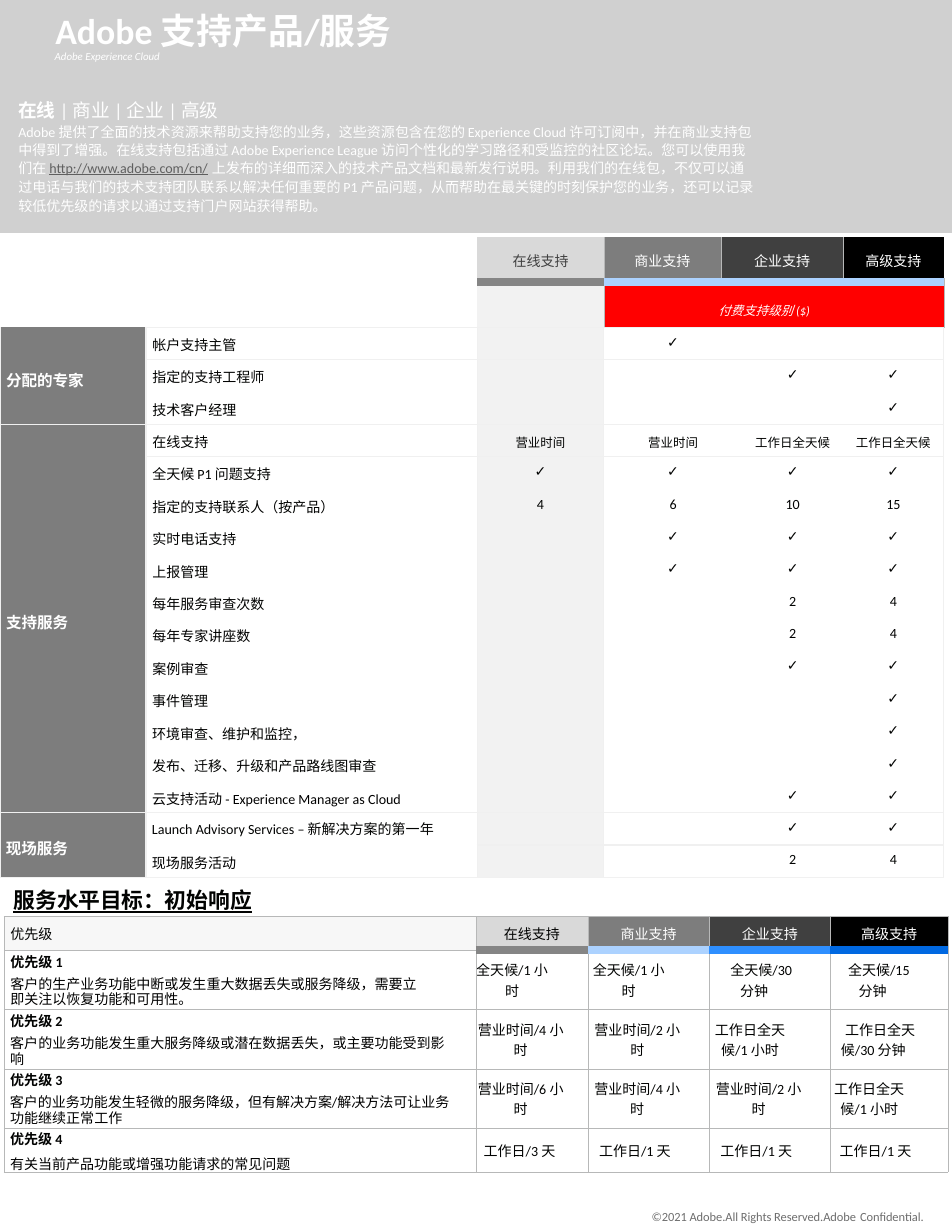
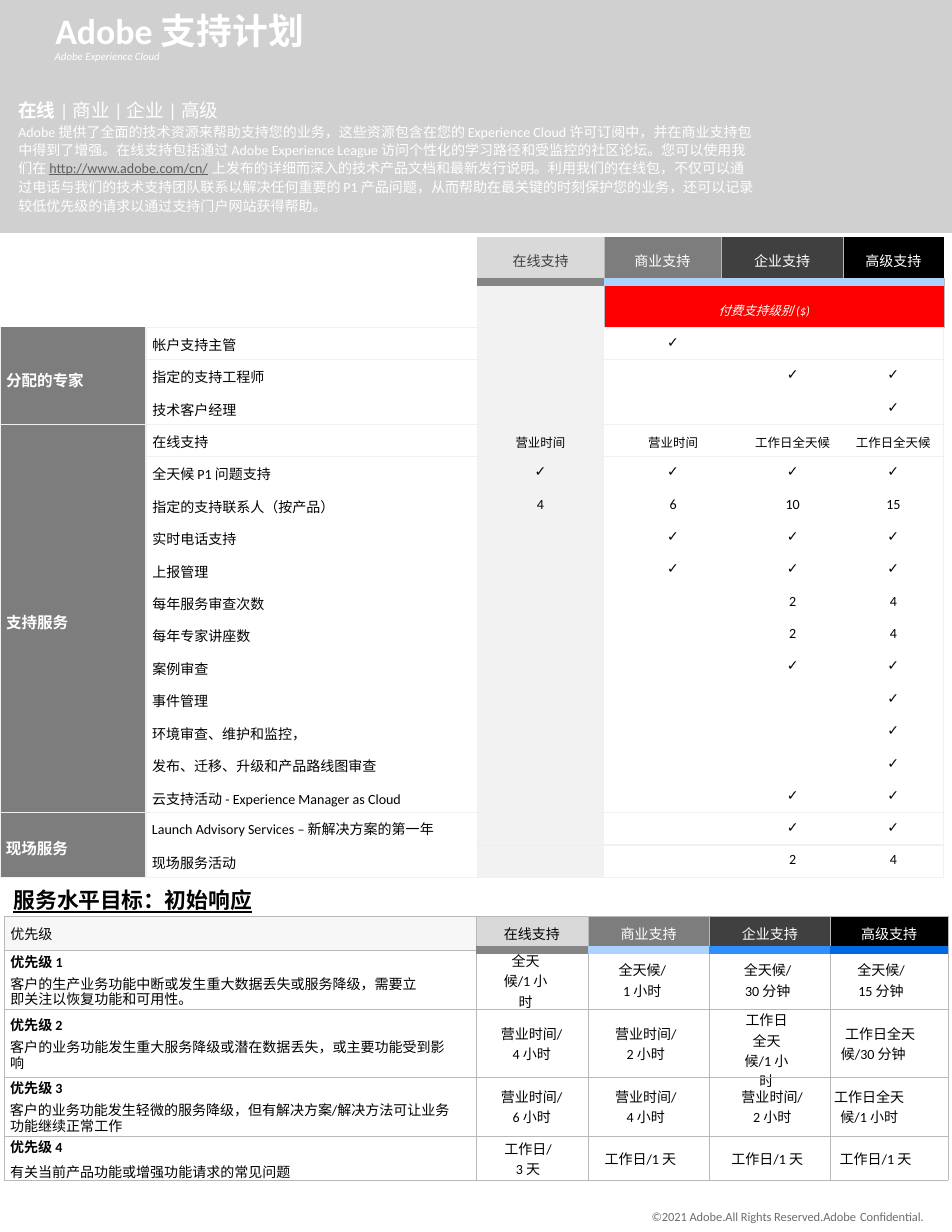
Before and after one commit to AdobeDocs/support-resources.zh-Hans, a slide deck: slide 1 of help/data-sheets/assets/OnlineSupportDatasheet.pptx. Drawn at 952x1232 pixels with LibreOffice and Linux fonts; fonts in the diff are those of the drawing; grey boxes stand for pictures; background and template pictures are left out. Boxes give left, top, right and bottom in pixels: in the first picture for what was removed or moved away, otherwise in the second. Text is boxed around its words. In the diff, an @@ line names an element or a change of style, - is before the commit and + after.

```diff
--- a/help/data-sheets/assets/OnlineSupportDatasheet.pptx
+++ b/help/data-sheets/assets/OnlineSupportDatasheet.pptx
@@ title at (x1=55, y1=14, x2=304, y2=47): text changed @@
-Adobe 支持产品/服务
+Adobe 支持计划
@@ table at (x1=4, y1=916, x2=948, y2=1185) @@
-row 2: 优先级 1 / 客户的生产业务功能中断或发生重大数据丢失或服务降级，需要立即关注以恢复功能和可用性。 | 全天候/1 小时 | 全天候/1 小时 | 全天候/30 分钟 | 全天候/15 分钟
+row 2: 优先级 1 / 客户的生产业务功能中断或发生重大数据丢失或服务降级，需要立即关注以恢复功能和可用性。 | 全天候/1 小时 | 全天候/ 1 小时 | 全天候/ 30 分钟 | 全天候/ 15 分钟
-row 3, column 2: 营业时间/4 小时
+row 3, column 2: 营业时间/ 4 小时
-row 3, column 3: 营业时间/2 小时
+row 3, column 3: 营业时间/ 2 小时
-row 4: 优先级 3 / 客户的业务功能发生轻微的服务降级，但有解决方案/解决方法可让业务功能继续正常工作 | 营业时间/6 小时 | 营业时间/4 小时 | 营业时间/2 小时 | 工作日全天候/1 小时
+row 4: 优先级 3 / 客户的业务功能发生轻微的服务降级，但有解决方案/解决方法可让业务功能继续正常工作 | 营业时间/ 6 小时 | 营业时间/ 4 小时 | 营业时间/ 2 小时 | 工作日全天候/1 小时
-row 5, column 2: 工作日/3 天
+row 5, column 2: 工作日/ 3 天
@@ indent changed @@
```
Also in this commit, not shown: 3 other files.
